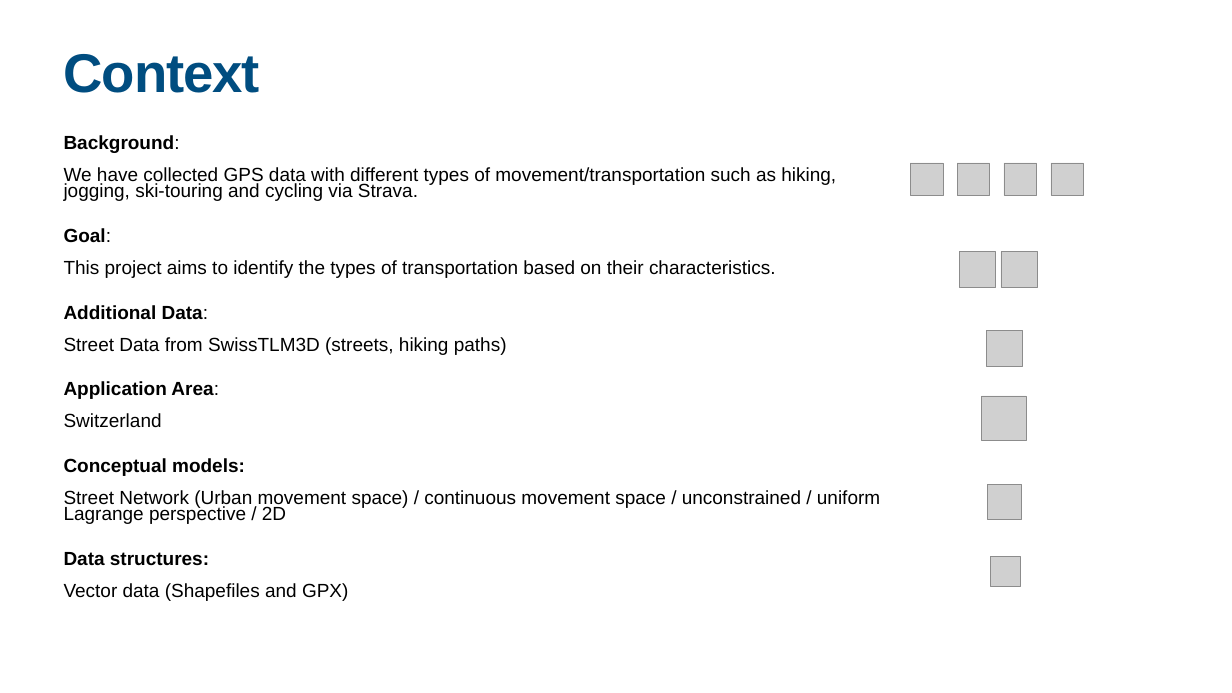
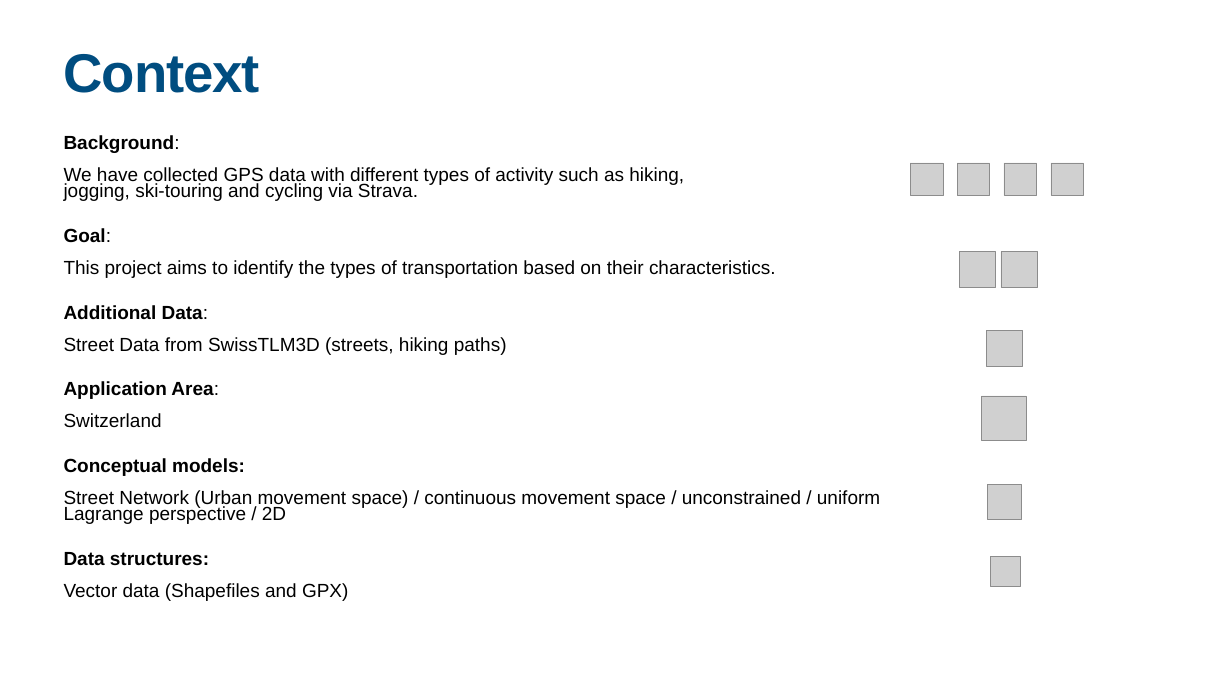
Before and after one commit to jonglr/GEO880-Project, a slide deck: slide 2 of Presentation.pptx. Drawn at 1232x693 pixels with LibreOffice and Linux fonts; fonts in the diff are those of the drawing; grey boxes stand for pictures. Boxes give left, top, right and bottom in pixels: in the first picture for what was removed or moved away, otherwise in the second. Text is boxed around its words. In the diff, an @@ line names an element or a change of style, - is before the commit and + after.

```diff
--- a/Presentation.pptx
+++ b/Presentation.pptx
@@ text at (64,135,684,201): text changed @@
-Background:
-We have collected GPS data with different types of movement/transportation such as hiking,
-jogging, ski-touring and cycling via Strava.
+Background:
+We have collected GPS data with different types of activity such as hiking,
+jogging, ski-touring and cycling via Strava.
```
Also in this commit, not shown: 3 other slides changed, 3 other files.
